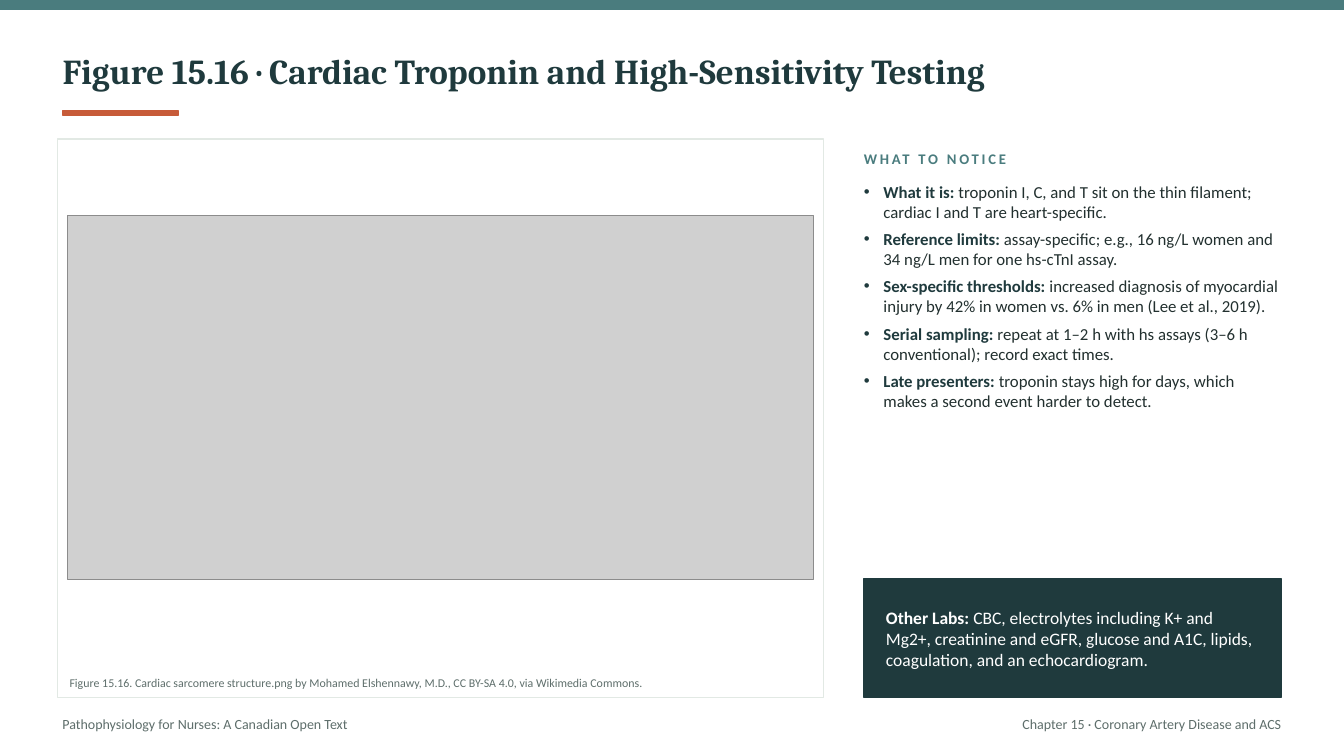
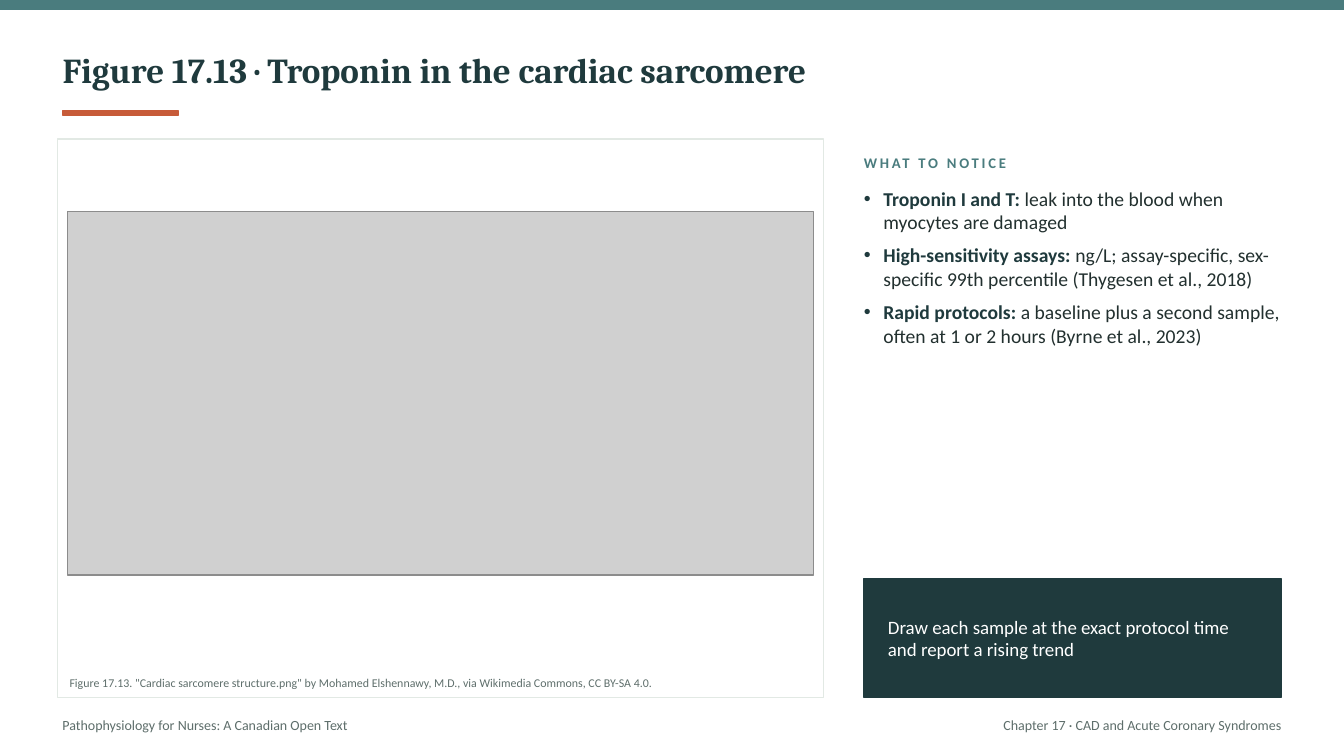
Before and after one commit to andrewleenl/opensourcenursing, a slide deck: slide 41 of Ch17_Coronary_Artery_Disease_and_Acute_Coronary_Syndromes_Lecture_Presentation.pptx (slide 33 before the commit). Drawn at 1344x756 pixels with LibreOffice and Linux fonts; fonts in the diff are those of the drawing; grey boxes stand for pictures. Boxes give left, top, right and bottom in pixels: in the first picture for what was removed or moved away, otherwise in the second. Text is boxed around its words. In the diff, an @@ line names an element or a change of style, - is before the commit and + after.

```diff
--- a/Ch17_Coronary_Artery_Disease_and_Acute_Coronary_Syndromes_Lecture_Presentation.pptx
+++ b/Ch17_Coronary_Artery_Disease_and_Acute_Coronary_Syndromes_Lecture_Presentation.pptx
@@ title at (63,58,806,91): text changed @@
-Figure 15.16 · Cardiac Troponin and High-Sensitivity Testing
+Figure 17.13 · Troponin in the cardiac sarcomere
@@ text "WHAT TO NOTICE": place and size @@
-text "WHAT TO NOTICE" at (864,143,1281,173)
+text "WHAT TO NOTICE" at (864,146,1281,178)
@@ text at (883,192,1279,346): text changed; size 12 to 14 pt @@
-• What it is: troponin I, C, and T sit on the thin filament; cardiac I and T are heart-specific.
-• Reference limits: assay-specific; e.g., 16 ng/L women and 34 ng/L men for one hs-cTnI assay.
-• Sex-specific thresholds: increased diagnosis of myocardial injury by 42% in women vs. 6% in men (Lee et al., 2019).
-• Serial sampling: repeat at 1–2 h with hs assays (3–6 h conventional); record exact times.
-• Late presenters: troponin stays high for days, which makes a second event harder to detect.
+• Troponin I and T: leak into the blood when myocytes are damaged
+• High-sensitivity assays: ng/L; assay-specific, sex-specific 99th percentile (Thygesen et al., 2018)
+• Rapid protocols: a baseline plus a second sample, often at 1 or 2 hours (Byrne et al., 2023)
@@ picture: place and size @@
-picture at (68,215,814,579)
+picture at (68,211,814,575)
@@ text at (888,621,1229,660): text changed; size 12.5 to 13.5 pt @@
-Other Labs: CBC, electrolytes including K+ and Mg2+, creatinine and eGFR, glucose and A1C, lipids, coagulation, and an echocardiogram.
+Draw each sample at the exact protocol time and report a rising trend
@@ text at (70,679,652,689): text changed @@
-Figure 15.16. Cardiac sarcomere structure.png by Mohamed Elshennawy, M.D., CC BY-SA 4.0, via Wikimedia Commons.
+Figure 17.13. "Cardiac sarcomere structure.png" by Mohamed Elshennawy, M.D., via Wikimedia Commons, CC BY-SA 4.0.
@@ text at (1003,720,1281,732): text changed @@
-Chapter 15 · Coronary Artery Disease and ACS
+Chapter 17 · CAD and Acute Coronary Syndromes
```
Also in this commit, not shown: 7 other slides changed, 59 slides added, 42 slides removed, 1 other file.
